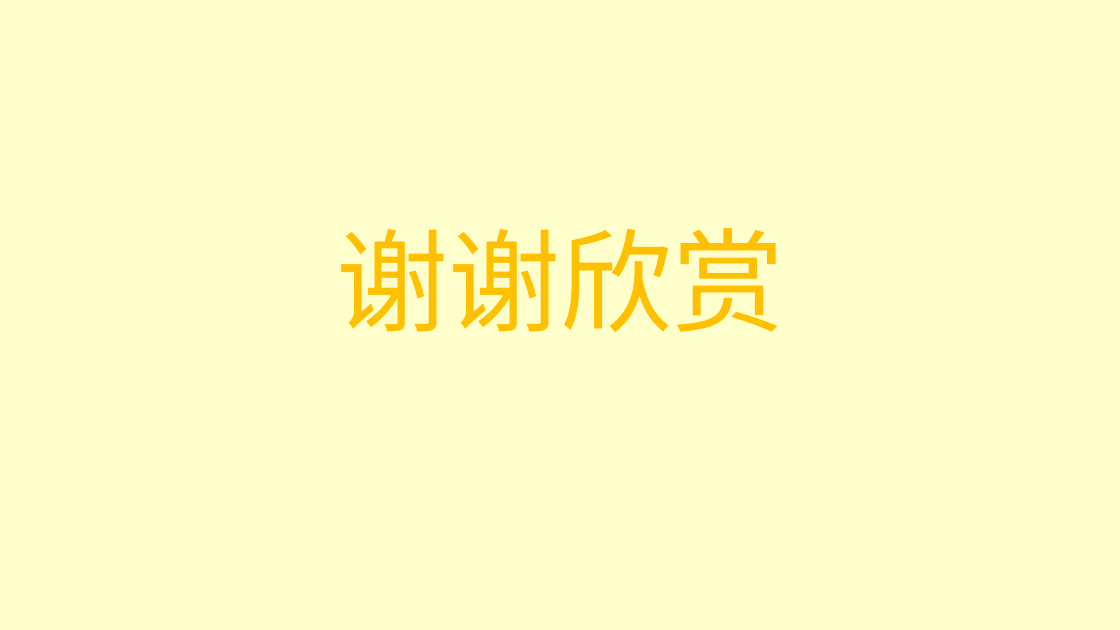
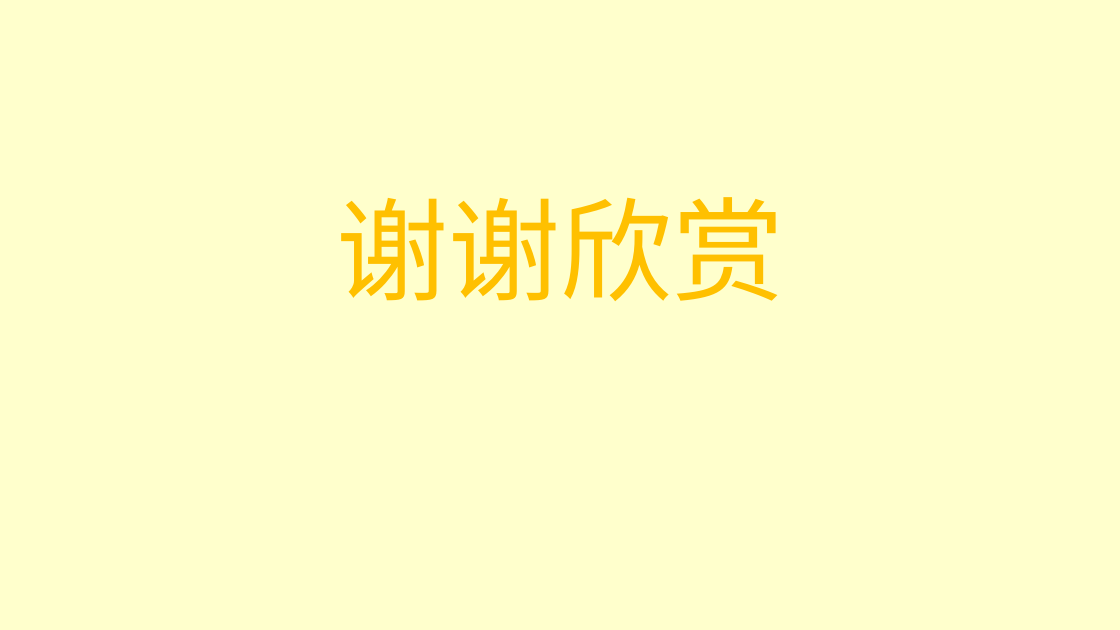
Before and after one commit to CancerXiaoAi/demo, a slide deck: slide 11 of 大学信息技术/项目4/实训1/慧雅诗韵.pptx. Drawn at 1120x630 pixels with LibreOffice and Linux fonts; fonts in the diff are those of the drawing; background and template pictures are left out. Boxes give left, top, right and bottom in pixels: in the first picture for what was removed or moved away, otherwise in the second. Text is boxed around its words. In the diff, an @@ line names an element or a change of style, - is before the commit and + after.

```diff
--- a/大学信息技术/项目4/实训1/慧雅诗韵.pptx
+++ b/大学信息技术/项目4/实训1/慧雅诗韵.pptx
@@ title "谢谢欣赏": place and size @@
-title "谢谢欣赏" at bbox=[336, 228, 784, 332]
+title "谢谢欣赏" at bbox=[336, 197, 784, 301]
```
Also in this commit, not shown: 10 other slides changed, 2 other files.
